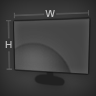
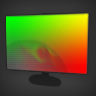
Layer changes from the first 96 × 96 image to the second:
hid group "Scr Params" (5 layers) over (5, 10, 90, 87)
added group "SceneUV" with 5 layers above "Fill" over (6, 13, 89, 77)
added layer "Layer 11 copy 3" in group "SceneUV" over (6, 37, 69, 77)
added layer "Layer 11" (2nd of 4, in "SceneUV") in group "SceneUV" over (6, 13, 89, 74)
added layer "Layer 7" (2nd of 4, in "SceneUV") in group "SceneUV" over (6, 13, 89, 74)
added layer "Layer 6" (3rd of 5, in "SceneUV") in group "SceneUV" over (6, 13, 89, 74)
showed "Foot" over (27, 66, 62, 88)
